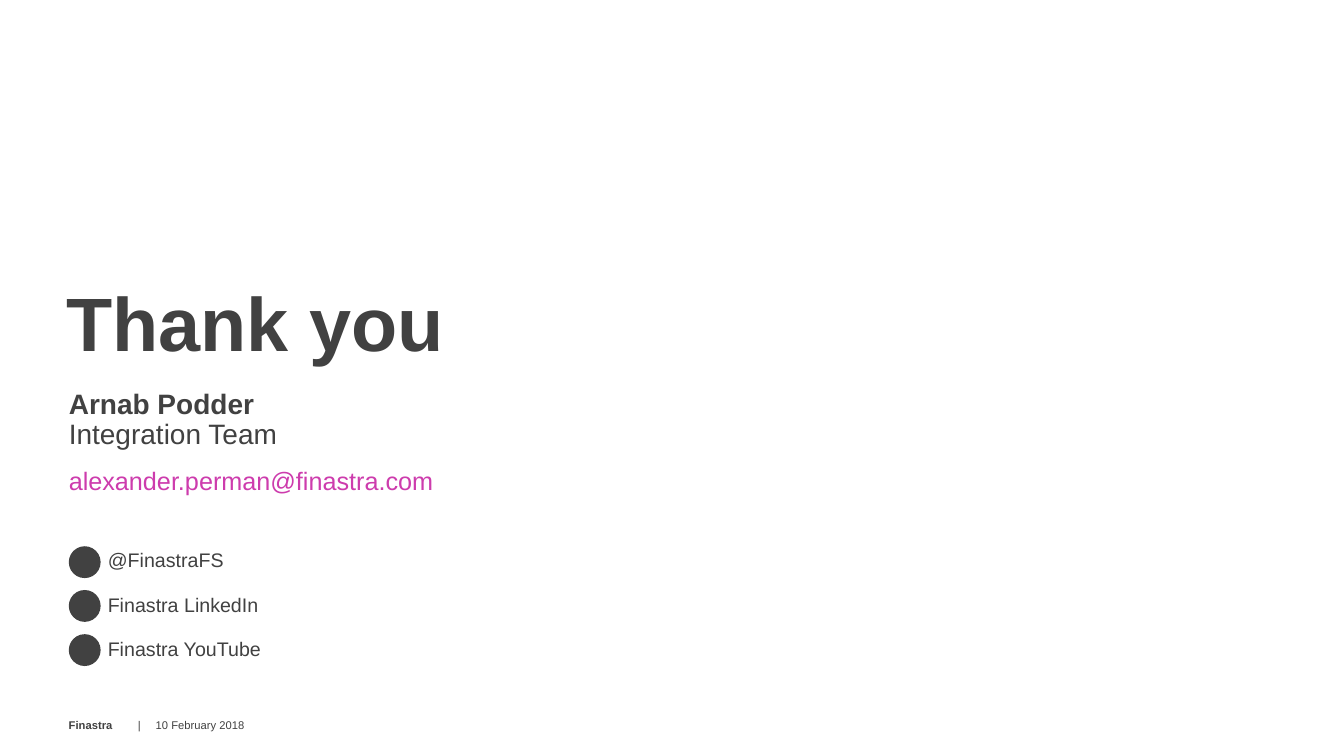
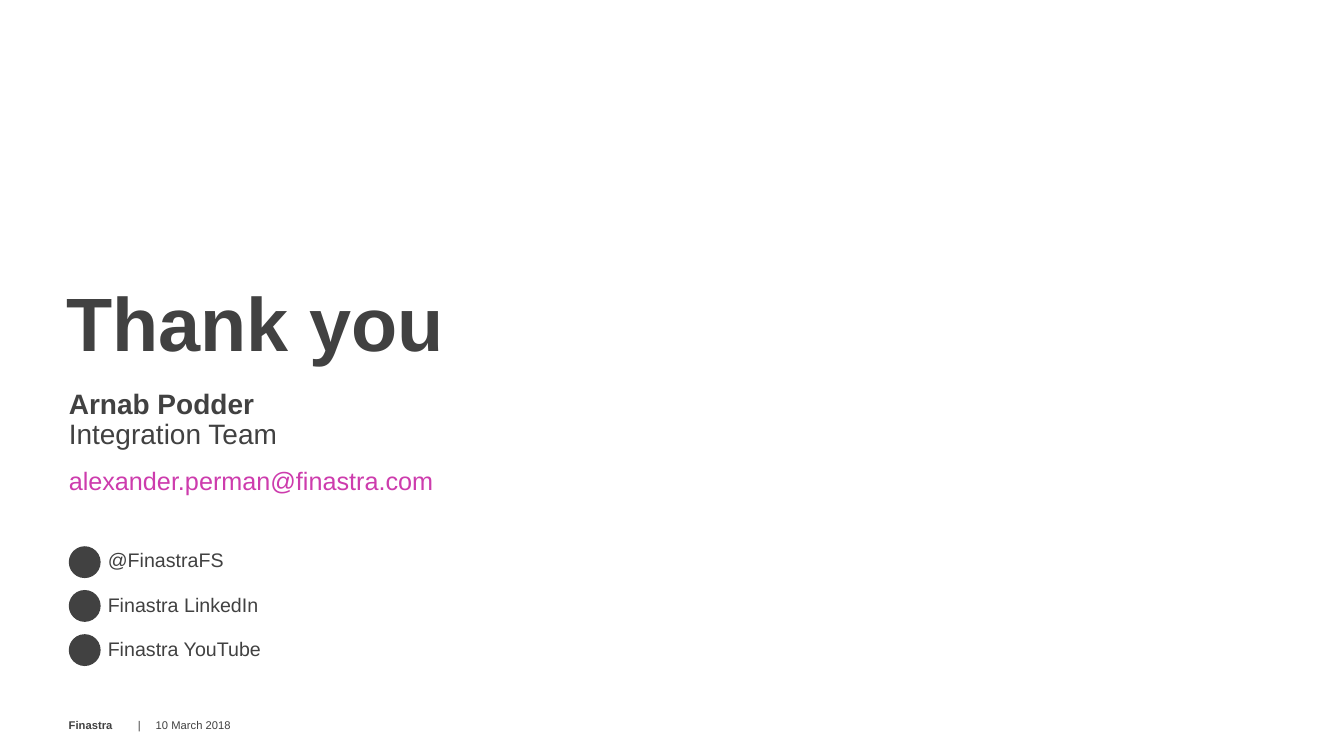
Before and after one commit to alexfinastra/IntegrationWorkshop, a slide deck: slide 8 of documentation/12 SOA Services - Queue List.pptx. Drawn at 1344x756 pixels with LibreOffice and Linux fonts; fonts in the diff are those of the drawing; background and template pictures are left out. Boxes give left, top, right and bottom in pixels: in the first picture for what was removed or moved away, otherwise in the second. Text is boxed around its words. In the diff, an @@ line names an element or a change of style, - is before the commit and + after.

```diff
--- a/documentation/12 SOA Services - Queue List.pptx
+++ b/documentation/12 SOA Services - Queue List.pptx
@@ text at (x1=156, y1=721, x2=231, y2=729): text changed @@
-10 February 2018
+10 March 2018
```
Also in this commit, not shown: 5 other slides changed, 1 slide added, 1 slide removed, 20 other files.
